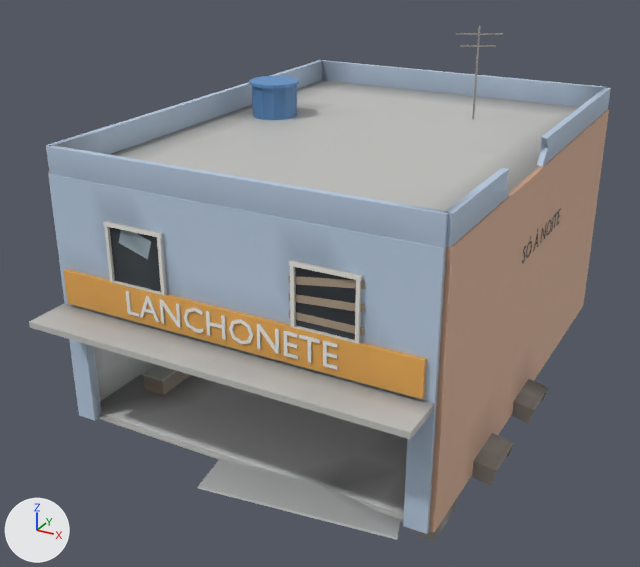
The glTF model jogo/assets/ruinas/sobrado_8.glb, before and after one commit.
Both versions are drawn from a 50 mm camera at (9.4, -19.36, 11.48) aimed at (-0.3, -1.71, 2.66). The lights are fixed; the arrows at lower left show +X, +Y and +Z. The picture after the commit comes second. Objects named as collision shapes, trigger or cutter boxes, shadow casters or lower levels of detail are left out. Where no turn or scale is listed for an object, it has been applied to the vertices. Vertices at exactly the same position are counted once.

Names of what the first picture shows: 'balcao_loja', 'dentro', 'detalhe', 'ext', 'longe'.
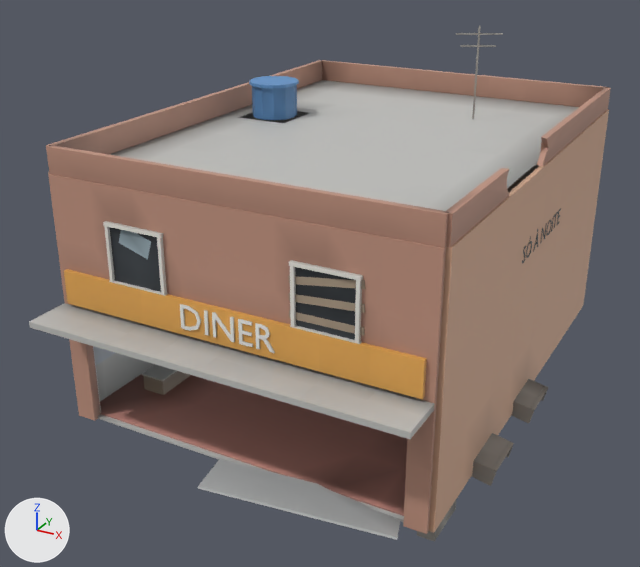
Where the newer file only moved an object's origin or applied its transform, the numbers keep the older frame.

Edits to the bpy script that builds the scene:
```text
Add mat_tijolo:
    mat_tijolo = bpy.data.materials.new('tijolo')
    # nodes: BsdfPrincipled, Mix, OutputMaterial, VertexColor
    # colours: beige #c49581, mixed with the vertex colours
Add mat_pintura_azul:
    mat_pintura_azul = bpy.data.materials.new('pintura_azul')
    # nodes: BsdfPrincipled, Mix, OutputMaterial, VertexColor
    # colours: pale blue #dae7f3, mixed with the vertex colours
Add mat_ceramica_vermelha:
    mat_ceramica_vermelha = bpy.data.materials.new('ceramica_vermelha')
    # nodes: BsdfPrincipled, Mix, OutputMaterial, VertexColor
    # colours: pink #d39589, mixed with the vertex colours
Change me_bag_loja_caixa0_col:
    remove me_bag_loja_caixa0_col.from_pydata(...)  # 2296 vertices, 4380 faces; spans x -5.09..4.53, y -6.44..5.56, z -1.22..2.67
    add me_bag_loja_caixa0_col.from_pydata(...)  # 2303 vertices, 4196 faces; spans x -5.09..4.53, y -6.44..5.56, z -1.22..2.67
    me_bag_loja_caixa0_col part 1: 320 faces spanning x -4.98..3.8, y -6.33..5.45, z -0.27..-0.24 switch from mat_ceramica_cinza to mat_ceramica_vermelha
    edits to the shape of me_bag_loja_caixa0_col do not show in these pictures
    remove me_bag_loja_caixa0_col.materials.append(mat_pintura_branca)
    add me_bag_loja_caixa0_col.materials.append(mat_pintura_azul)
Change me_icosphere:
    remove me_icosphere.from_pydata(...)  # 1158 vertices, 2112 faces; spans x -4.57..3.92, y -4.46..7.94, z -0.11..8.34
    add me_icosphere.from_pydata(...)  # 1286 vertices, 2356 faces; spans x -4.57..3.92, y -4.51..7.94, z -0.11..8.34
    me_icosphere part 2: the loose piece of 48 vertices spanning x 0.2..0.37, y 7.86, z 1.44..1.66 is copied, and the copy is scaled about its middle by (-2.5, -12.5, 2.5), then moved by (-0.04, -12.34, 1.87), in mat_letra_branca; it spans x 0.03..0.46, y -4.51..-4.46, z 3.15..3.7
    me_icosphere part 3: the loose piece of 24 vertices spanning x -1.18..-1.05, y 7.86, z 1.44..1.66 is copied, and the copy is scaled about its middle by (-2.5, -12.5, 2.5), then moved by (0.9, -12.34, 1.87), in mat_letra_branca; it spans x -0.37..-0.05, y -4.51..-4.46, z 3.15..3.7
    me_icosphere part 4: the loose piece of 20 vertices spanning x -0.7..-0.49, y 7.86, z 1.44..1.66 is copied, and the copy is scaled about its middle by (-2.5, -12.5, 2.5), then moved by (-0.15, -12.34, 1.87), in mat_letra_branca; it spans x -1.0..-0.49, y -4.51..-4.46, z 3.15..3.7
    me_icosphere part 5: a new loose piece, a box spanning x -1.201..-1.122, y -4.506..-4.456, z 3.148..3.698, in mat_letra_branca
    me_icosphere part 6: a new loose piece of 28 vertices spanning x -1.81..-1.3, y -4.51..-4.46, z 3.15..3.7, in mat_letra_branca
    add me_icosphere.materials.append(mat_letra_branca)
Change me_p_003:
    where me_p_003.from_pydata(...)  # 409 vertices, 768 faces; spans x -9.11..0.11, y -6.11..6.11, z -3.0..3.0
    me_p_003 part 7: all 416 faces that had it switch from mat_reboco_azul to mat_tijolo
Change me_letra:
    remove me_letra.from_pydata(...)  # 738 vertices, 1400 faces; spans x -4.58..4.58, y -1.7..12.3, z -3.68..3.15
    remove me_letra.materials.append(mat_letra_branca)
    add me_letra.from_pydata(...)  # 508 vertices, 972 faces; spans x -4.58..4.58, y -1.7..12.3, z -3.68..3.15
    me_letra part 8: 10 loose pieces with 230 vertices, spanning x -2.53..2.56, y -0.03..0.03, z -0.24..0.31, are deleted
    me_letra part 9: 288 faces spanning x -4.58..4.58, y 0.14..12.3, z 2.55..3.15 switch from mat_reboco_azul to mat_tijolo
```

Pixel boxes [x1, y1, x2, y2] of what changed, in the pictures (640 x 567 px):
part 1 of me_bag_loja_caixa0_col, recoloured (darker)
    both: [100, 374, 407, 516]
part 2 of me_icosphere, added
    after: [255, 323, 275, 353]
part 3 of me_icosphere, added
    after: [238, 319, 253, 347]
part 4 of me_icosphere, added
    after: [212, 312, 235, 342]
part 5 of me_icosphere, added
    after: [204, 310, 209, 335]
part 6 of me_icosphere, added
    after: [180, 304, 201, 331]
part 7 of me_p_003, recoloured (darker)
    before: [48, 104, 555, 534]
    after: [48, 81, 574, 534]
part 8 of me_letra, deleted
    before: [126, 291, 338, 370]
part 9 of me_letra, recoloured (darker)
    both: [46, 60, 611, 248]
